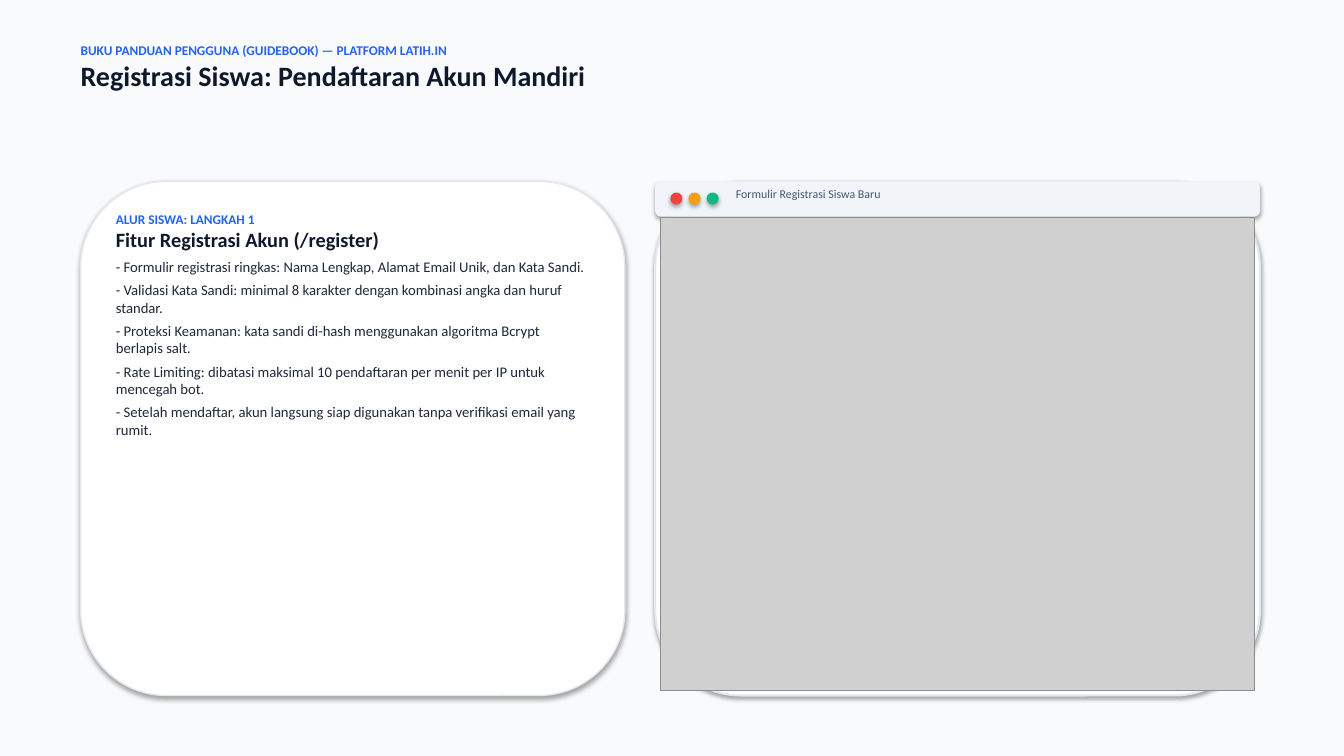
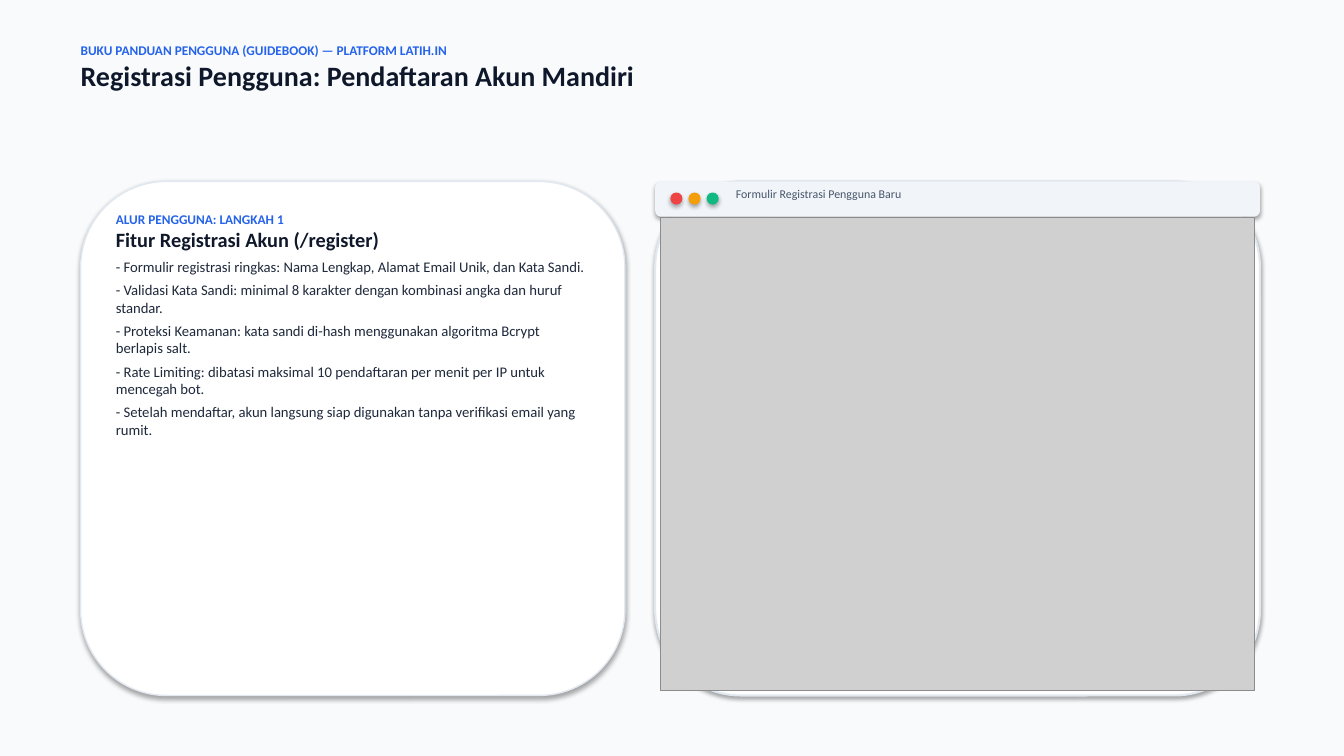
Before and after one commit to Salman-artz/latih.in, a slide deck: slide 3 of guidebook.pptx. Drawn at 1344x756 pixels with LibreOffice and Linux fonts; fonts in the diff are those of the drawing; grey boxes stand for pictures. Boxes give left, top, right and bottom in pixels: in the first picture for what was removed or moved away, otherwise in the second. Text is boxed around its words. In the diff, an @@ line names an element or a change of style, - is before the commit and + after.

Commit message:
refactor(terminology): replace all occurrences of 'siswa' with 'pengguna'

```diff
--- a/guidebook.pptx
+++ b/guidebook.pptx
@@ text at [81,66,634,91]: text changed @@
-Registrasi Siswa: Pendaftaran Akun Mandiri
+Registrasi Pengguna: Pendaftaran Akun Mandiri
@@ text at [736,190,902,200]: text changed @@
-Formulir Registrasi Siswa Baru
+Formulir Registrasi Pengguna Baru
@@ text at [116,215,284,224]: text changed @@
-ALUR SISWA: LANGKAH 1
+ALUR PENGGUNA: LANGKAH 1
```
Also in this commit, not shown: 11 other slides changed, 5 other files.
